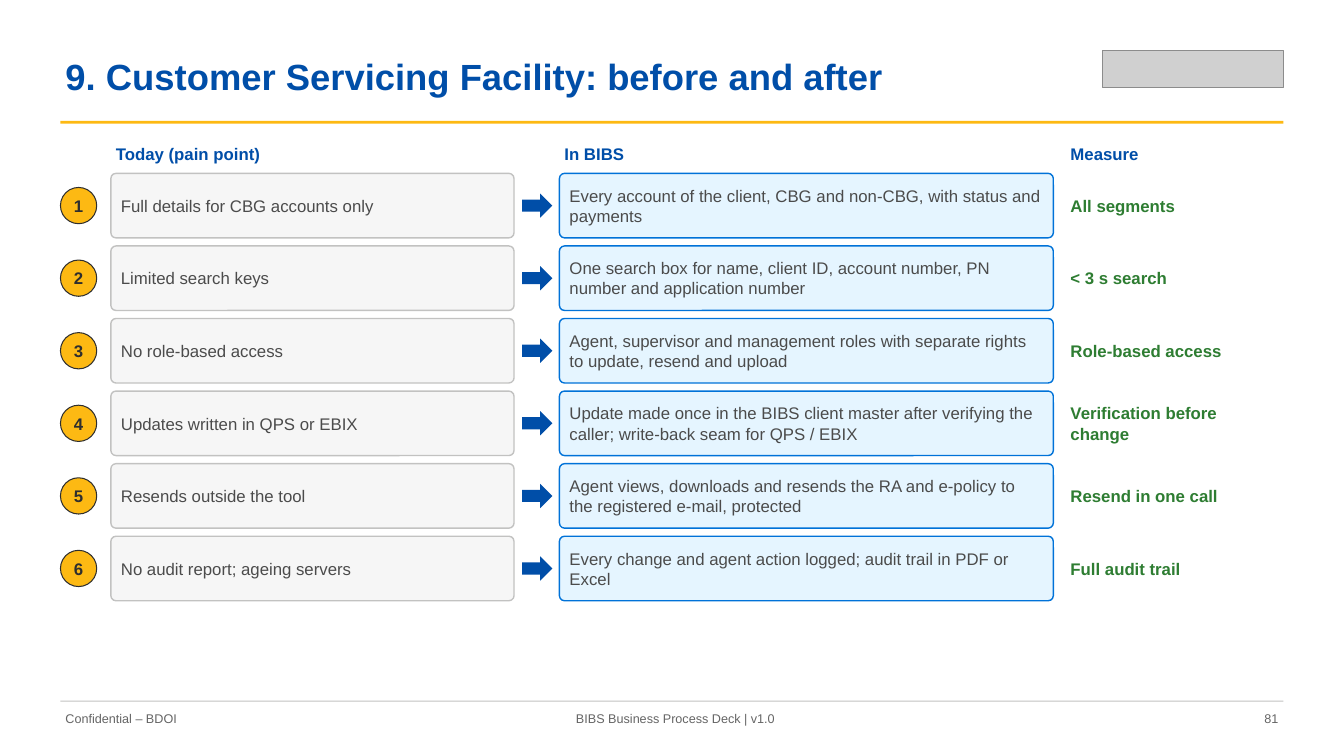
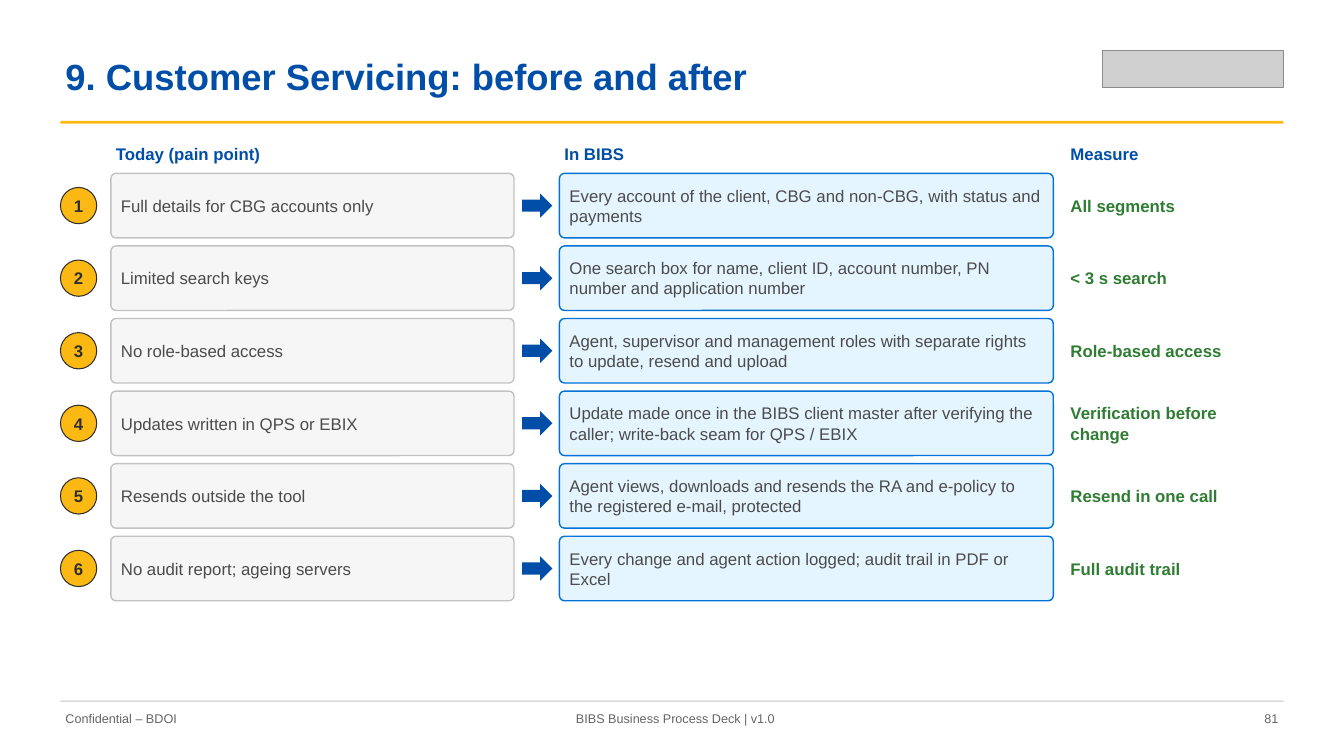
Before and after one commit to IortaTexhNXT-DEV/FinVerse, a slide deck: slide 81 of docs/deliverables/out/Decks/BIBS_Deck_BRD-00_Business_Process_AsIs_Envisioned_BestPractice_v1.0.pptx. Drawn at 1344x756 pixels with LibreOffice and Linux fonts; fonts in the diff are those of the drawing; grey boxes stand for pictures. Boxes give left, top, right and bottom in pixels: in the first picture for what was removed or moved away, otherwise in the second. Text is boxed around its words. In the diff, an @@ line names an element or a change of style, - is before the commit and + after.

```diff
--- a/docs/deliverables/out/Decks/BIBS_Deck_BRD-00_Business_Process_AsIs_Envisioned_BestPractice_v1.0.pptx
+++ b/docs/deliverables/out/Decks/BIBS_Deck_BRD-00_Business_Process_AsIs_Envisioned_BestPractice_v1.0.pptx
@@ text at (65, 63, 747, 97): text changed @@
-9. Customer Servicing Facility: before and after
+9. Customer Servicing: before and after
```
Also in this commit, not shown: 39 other slides changed, 11 other files.
